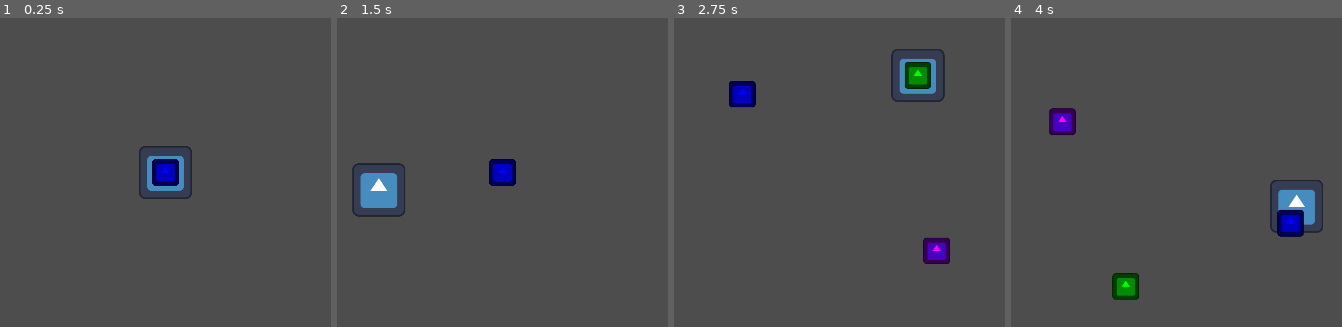
Above: before the commit, frames 1-4 (left to right).
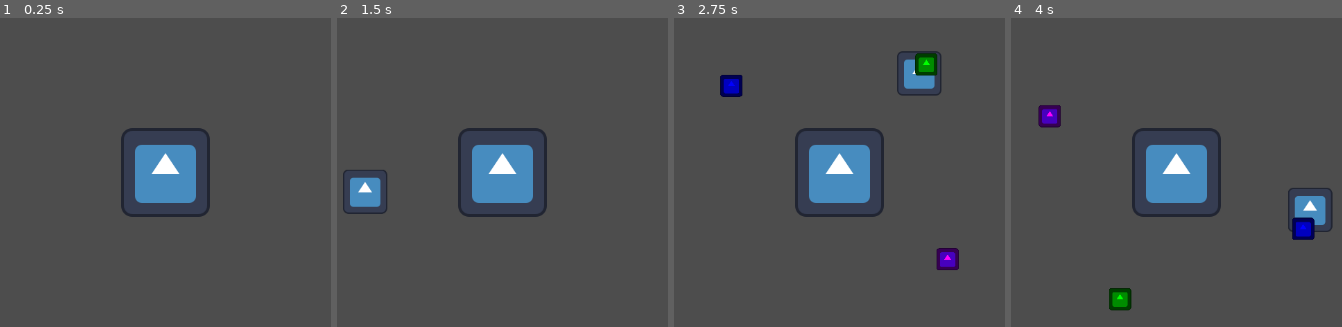
Above: after the commit, the same moments.

Repository: bushnghiem/loop
Game: Godot game, scene res://main_scene.tscn
Same seed, same stepped clock (60 frames per second), same inputs: the game is played once before the commit and once after it. Before the commit the project has no main scene; this scene is started directly in both runs. The engine's default icon, where the game draws it, is replaced by a stand-in: a white triangle on a blue panel in a dark square.
Inputs (mouse positions are in pixels of both pictures, inside the frame that each line leads up to):
- Up to frame 1 (0.25 s): no input
- Up to frame 2 (1.5 s): tap Enter at 0.5 s; move the mouse to (outside the picture) at 0.52 s; press the mouse at (outside the picture) at 0.53 s; tap Space at 1.25 s; move the mouse to (343, 194) at 1.27 s; release the mouse at (343, 194) at 1.28 s; click (343, 194) at 1.35 s
- Up to frame 3 (2.75 s): tap Enter at 2 s; move the mouse to (918, 73) at 2.02 s; hold Right mouse button (secondary) from 2.03 s (still down); click (918, 73) at 2.3 s
- Up to frame 4 (4 s): tap Space at 2.75 s; move the mouse to (1136, 262) at 2.77 s; release Right mouse button (secondary) at 2.78 s; click (1136, 262) at 2.85 s; tap Enter at 3.5 s; move the mouse to (outside the picture) at 3.52 s; press the mouse at (outside the picture) at 3.53 s

The runs differ from the first frame. In frame 1, 3.9% of the frame differs, in the area x 36-64%, y 35-65%; in frame 2, 6.1%; in frame 3, 8.0%; in frame 4, 8.5%, in the area x 8-98%, y 28-95%.

Commit message:
Did work on main gameplay loop

Diff:
--- /dev/null
+++ b/loop/base.gd
@@ -0,0 +1,6 @@
+extends Area2D
+
+
+func _on_area_entered(area: Area2D) -> void:
+	if (area.is_in_group("enemy")):
+		print("hurt")
--- /dev/null
+++ b/loop/base.tscn
@@ -0,0 +1,19 @@
+[gd_scene load_steps=4 format=3 uid="uid://duyj3kwvocu5y"]
+
+[ext_resource type="Script" uid="uid://mquukjxlmekk" path="res://base.gd" id="1_3vi8l"]
+[ext_resource type="Texture2D" uid="uid://bfaev55rg1bvn" path="res://icon.svg" id="1_rpg24"]
+
+[sub_resource type="CircleShape2D" id="CircleShape2D_3vi8l"]
+radius = 64.9384
+
+[node name="Base" type="Area2D"]
+collision_mask = 2
+script = ExtResource("1_3vi8l")
+
+[node name="Sprite2D" type="Sprite2D" parent="."]
+texture = ExtResource("1_rpg24")
+
+[node name="CollisionShape2D" type="CollisionShape2D" parent="."]
+shape = SubResource("CircleShape2D_3vi8l")
+
+[connection signal="area_entered" from="." to="." method="_on_area_entered"]
--- a/loop/beacon.tscn
+++ b/loop/beacon.tscn
@@ -7,6 +7,7 @@
 radius = 34.0588
 
 [node name="Beacon" type="Node2D"]
+scale = Vector2(0.5, 0.5)
 script = ExtResource("1_1kq3a")
 
 [node name="Sprite2D" type="Sprite2D" parent="."]
--- a/loop/detector.tscn
+++ b/loop/detector.tscn
@@ -7,6 +7,7 @@
 radius = 36.0555
 
 [node name="Detector" type="Node2D"]
+scale = Vector2(0.5, 0.5)
 script = ExtResource("1_btphw")
 
 [node name="Sprite2D" type="Sprite2D" parent="."]
--- a/loop/main_scene.gd
+++ b/loop/main_scene.gd
@@ -1,5 +1,6 @@
 extends Node2D
 
+signal loop
 var started = false
 var cw = false
 var ccw = false
@@ -14,12 +15,12 @@
 func _on_cw_detector_touched() -> void:
 	if (!cw and !ccw):
 		cw = true
-		print("going clockwise")
+		#print("going clockwise")
 	elif (ccw):
 		three_fourths = true
-		print("3/4ths counter clockwise")
+		#print("3/4ths counter clockwise")
 	elif (cw):
-		print("went backwards")
+		#print("went backwards")
 		cw = false
 		ccw = false
 		three_fourths = false
@@ -29,12 +30,12 @@
 func _on_ccw_detector_touched() -> void:
 	if (!cw and !ccw):
 		ccw = true
-		print("going counter clockwise")
+		#print("going counter clockwise")
 	elif (cw):
 		three_fourths = true
-		print("3/4ths clockwise")
+		#print("3/4ths clockwise")
 	elif (ccw):
-		print("went backwards")
+		#print("went backwards")
 		cw = false
 		ccw = false
 		three_fourths = false
@@ -44,12 +45,13 @@
 func _on_beacon_player_enter() -> void:
 	if (started and (cw or ccw) and three_fourths):
 		print("loop")
+		loop.emit()
 		cw = false
 		ccw = false
 		three_fourths = false
 		started = false
 	elif (started and (cw or ccw) and !three_fourths):
-		print("started then went backwards")
+		#print("started then went backwards")
 		cw = false
 		ccw = false
 		three_fourths = false
--- a/loop/main_scene.tscn
+++ b/loop/main_scene.tscn
@@ -1,9 +1,11 @@
-[gd_scene load_steps=5 format=3 uid="uid://dj0urxok8lh5r"]
+[gd_scene load_steps=7 format=3 uid="uid://dj0urxok8lh5r"]
 
 [ext_resource type="PackedScene" uid="uid://b5xppvpvg5ww" path="res://pointer.tscn" id="1_0f027"]
 [ext_resource type="Script" uid="uid://bj5uakwxosvv0" path="res://main_scene.gd" id="1_gyfs4"]
 [ext_resource type="PackedScene" uid="uid://ck6pklxxsccjd" path="res://beacon.tscn" id="3_d5x1h"]
 [ext_resource type="PackedScene" uid="uid://yb7otyw23ud7" path="res://detector.tscn" id="4_d5x1h"]
+[ext_resource type="PackedScene" uid="uid://bxndktw7bpuoo" path="res://rock.tscn" id="5_8mm7a"]
+[ext_resource type="PackedScene" uid="uid://duyj3kwvocu5y" path="res://base.tscn" id="6_hq1ik"]
 
 [node name="MainScene" type="Node2D"]
 script = ExtResource("1_gyfs4")
@@ -14,13 +16,22 @@
 [node name="Camera2D" type="Camera2D" parent="."]
 
 [node name="Beacon" parent="." instance=ExtResource("3_d5x1h")]
+position = Vector2(-1009, -97)
 
 [node name="CWDetector" parent="." instance=ExtResource("4_d5x1h")]
 modulate = Color(1, 0, 1, 1)
+position = Vector2(-747, -403)
 
 [node name="CCWDetector" parent="." instance=ExtResource("4_d5x1h")]
 modulate = Color(0, 0, 1, 1)
+position = Vector2(-347, -542)
 
+[node name="Rock" parent="." instance=ExtResource("5_8mm7a")]
+position = Vector2(-201, -173)
+
+[node name="Base" parent="." instance=ExtResource("6_hq1ik")]
+
+[connection signal="loop" from="." to="Pointer" method="_on_main_scene_loop"]
 [connection signal="loopstart" from="Pointer" to="." method="_on_pointer_loopstart"]
 [connection signal="player_enter" from="Beacon" to="." method="_on_beacon_player_enter"]
 [connection signal="player_leave" from="Beacon" to="." method="_on_beacon_player_leave"]
--- a/loop/pointer.gd
+++ b/loop/pointer.gd
@@ -1,16 +1,22 @@
 extends Node2D
 @export var center : Vector2 = Vector2.ZERO
-@export var outRadius : float = 300
-@export var inRadius : float = 275
+@export var outRadius : float = 200
+@export var inRadius : float = 175
 @export var beacon : Node
+var stoplen : float = 1.0
 var prevPos : Vector2 = Vector2()
 var loopStart : float = 0.0
 var currAng : float = 0.0
 var stopped : bool = false
 var looped : bool =  false
+var ammo : int = 0
+var attackcd : float = 1.0
 signal loopstart(pos)
 
 func _process(delta: float) -> void:
+	if Input.is_action_pressed("primary"):
+		if ($AttackCD.is_stopped() and ammo >= 1):
+			attack()
 	if Input.is_action_pressed("secondary"):
 		start_looping()
 
@@ -48,12 +54,19 @@
 			stopped = false
 			#print("moving")
 	elif ($StopTimer.is_stopped()):
-		$StopTimer.start(0.5)
+		$StopTimer.start(stoplen)
 		#print("start timer")
 
 	prevPos = global_position
 	global_position = newPos
 
+func attack():
+	var inRange = $AttackRange.get_overlapping_areas()
+	for area in range(inRange.size()):
+		if (inRange[area].has_method("destroy")):
+			inRange[area].destroy()
+	$AttackCD.start(attackcd)
+	ammo -= 1
 
 func start_looping():
 	stopped = true
@@ -61,3 +74,12 @@
 	looped = false
 	#print("stopped: loopStart is " + str(loopStart))
 	loopstart.emit(Vector2.from_angle(loopStart) * outRadius)
+
+
+func _on_main_scene_loop() -> void:
+	ammo += 1
+
+
+func _on_player_area_entered(area: Area2D) -> void:
+	if (area.is_in_group("enemy")):
+		print("hurt")
--- a/loop/pointer.tscn
+++ b/loop/pointer.tscn
@@ -6,7 +6,11 @@
 [sub_resource type="CircleShape2D" id="CircleShape2D_p82c6"]
 radius = 61.0328
 
+[sub_resource type="CircleShape2D" id="CircleShape2D_asalp"]
+radius = 214.0
+
 [node name="Pointer" type="Node2D"]
+scale = Vector2(0.5, 0.5)
 script = ExtResource("1_p82c6")
 
 [node name="Sprite2D" type="Sprite2D" parent="."]
@@ -15,10 +19,20 @@
 [node name="StopTimer" type="Timer" parent="."]
 wait_time = 0.5
 
-[node name="LoopTimer" type="Timer" parent="."]
+[node name="AttackCD" type="Timer" parent="."]
 one_shot = true
 
 [node name="Player" type="Area2D" parent="." groups=["Player"]]
+collision_mask = 2
 
 [node name="CollisionShape2D" type="CollisionShape2D" parent="Player"]
 shape = SubResource("CircleShape2D_p82c6")
+
+[node name="AttackRange" type="Area2D" parent="."]
+collision_layer = 2
+collision_mask = 2
+
+[node name="CollisionShape2D" type="CollisionShape2D" parent="AttackRange"]
+shape = SubResource("CircleShape2D_asalp")
+
+[connection signal="area_entered" from="Player" to="." method="_on_player_area_entered"]
--- a/loop/project.godot
+++ b/loop/project.godot
@@ -11,17 +11,15 @@
 [application]
 
 config/name="loop"
+run/main_scene="uid://dj0urxok8lh5r"
 config/features=PackedStringArray("4.4", "Forward Plus")
 config/icon="res://icon.svg"
-
-[display]
-
-window/size/viewport_width=1920
-window/size/viewport_height=1080
 
 [global_group]
 
 Player=""
+primaryable=""
+enemy=""
 
 [input]
 
--- /dev/null
+++ b/loop/rock.gd
@@ -0,0 +1,8 @@
+extends Area2D
+var speed = 500
+
+func _process(delta: float) -> void:
+	global_position = global_position + speed * Vector2(1,0)
+
+func destroy():
+	queue_free()
--- /dev/null
+++ b/loop/rock.tscn
@@ -0,0 +1,19 @@
+[gd_scene load_steps=4 format=3 uid="uid://bxndktw7bpuoo"]
+
+[ext_resource type="Script" uid="uid://o2ht3dj3oh3t" path="res://rock.gd" id="1_68h2w"]
+[ext_resource type="Texture2D" uid="uid://bfaev55rg1bvn" path="res://icon.svg" id="1_o0qsl"]
+
+[sub_resource type="CircleShape2D" id="CircleShape2D_o0qsl"]
+radius = 65.3758
+
+[node name="Rock" type="Area2D" groups=["enemy"]]
+collision_layer = 2
+collision_mask = 2
+script = ExtResource("1_68h2w")
+
+[node name="CollisionShape2D" type="CollisionShape2D" parent="."]
+shape = SubResource("CircleShape2D_o0qsl")
+
+[node name="Sprite2D" type="Sprite2D" parent="."]
+modulate = Color(1, 0, 0, 1)
+texture = ExtResource("1_o0qsl")
Not shown, added: loop/base.gd.uid
Not shown: 1 places in loop/pointer.tscn that only renumber resources
Not shown, added: loop/rock.gd.uid
